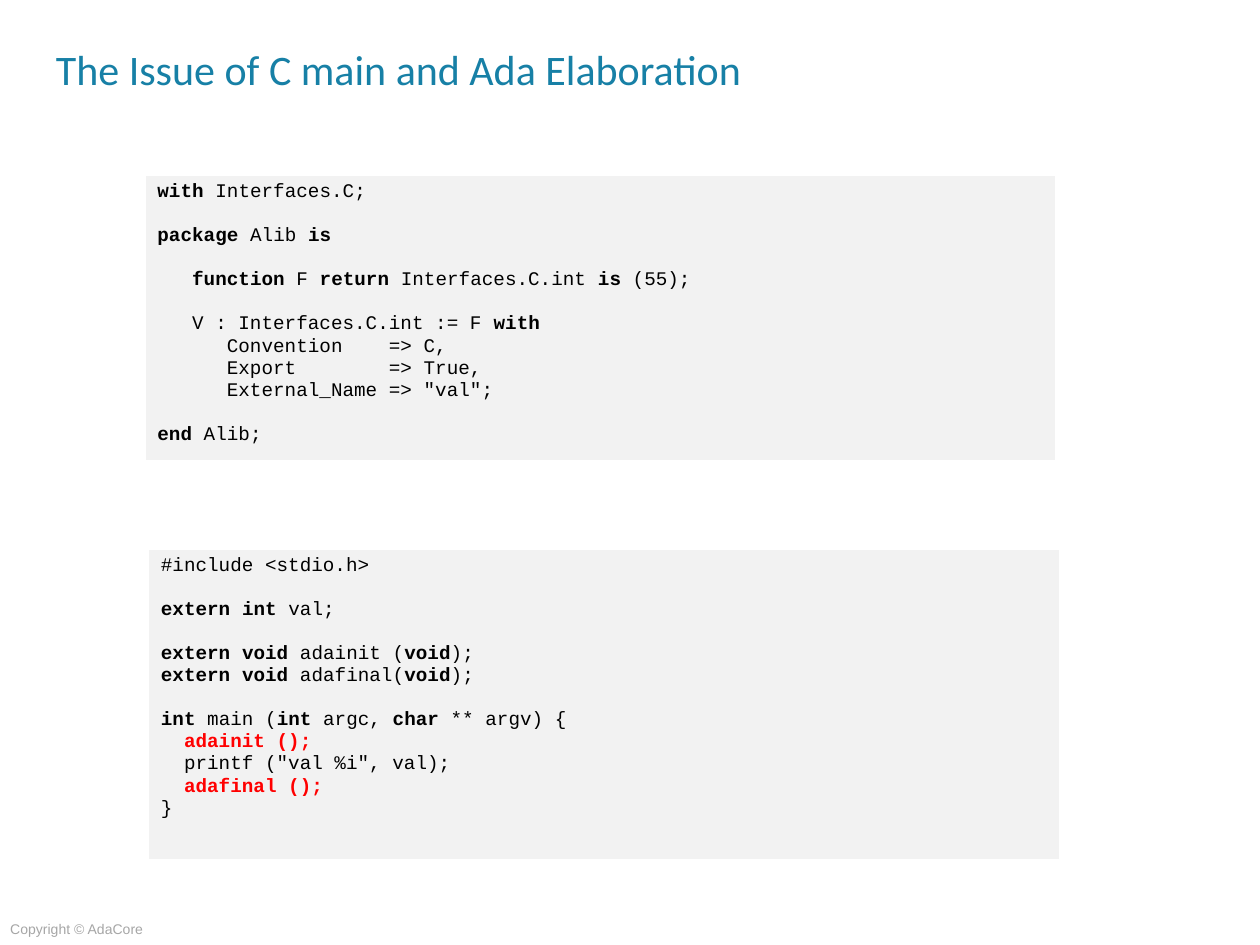
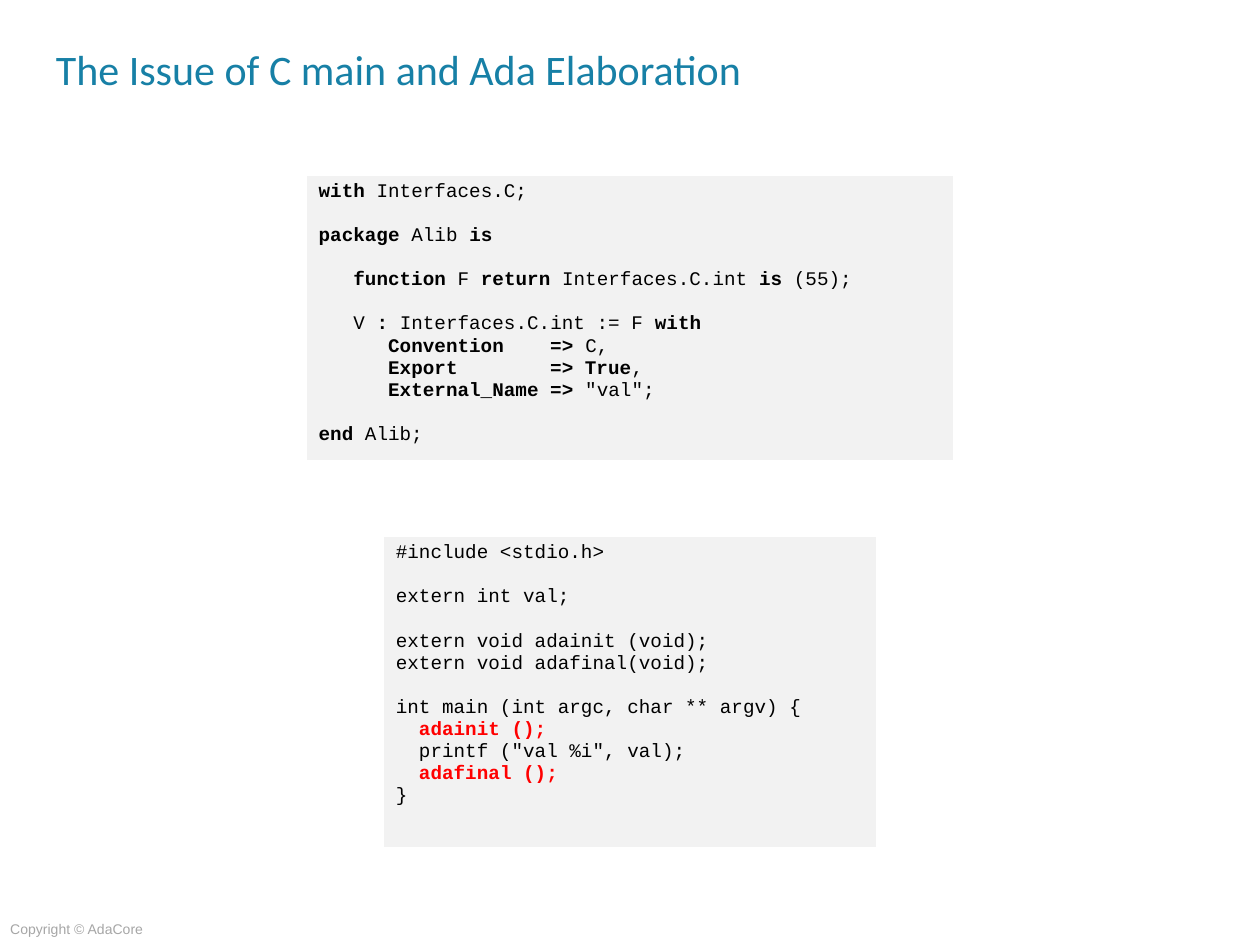
Before and after one commit to AdaCoreU/Courses, a slide deck: slide 13 of lectures/04_Mixed_Language_Programming_In_Ada/02_Ada_and_C/Slides/02_Ada_And_C.pptx (slide 14 before the commit). Drawn at 1260x945 pixels with LibreOffice and Linux fonts; fonts in the diff are those of the drawing; background and template pictures are left out. Boxes give left, top, right and bottom in pixels: in the first picture for what was removed or moved away, otherwise in the second. Text is boxed around its words. In the diff, an @@ line names an element or a change of style, - is before the commit and + after.

```diff
--- a/lectures/04_Mixed_Language_Programming_In_Ada/02_Ada_and_C/Slides/02_Ada_And_C.pptx
+++ b/lectures/04_Mixed_Language_Programming_In_Ada/02_Ada_and_C/Slides/02_Ada_And_C.pptx
@@ table at bbox=[306, 175, 954, 465] @@
@@ bold on in ":", "Convention =>", "Export => True,", "External_Name =>" @@
@@ table: place and size @@
-table at bbox=[145, 175, 1056, 465]
+table at bbox=[306, 175, 954, 465]
@@ table at bbox=[383, 537, 877, 848] @@
@@ bold off in "extern int", "extern void (void);", "extern void adafinal(void);", "int (int char" @@
@@ table: place and size @@
-table at bbox=[149, 549, 1060, 861]
+table at bbox=[383, 537, 877, 848]
```
Also in this commit, not shown: 27 other slides changed, 1 other file.
